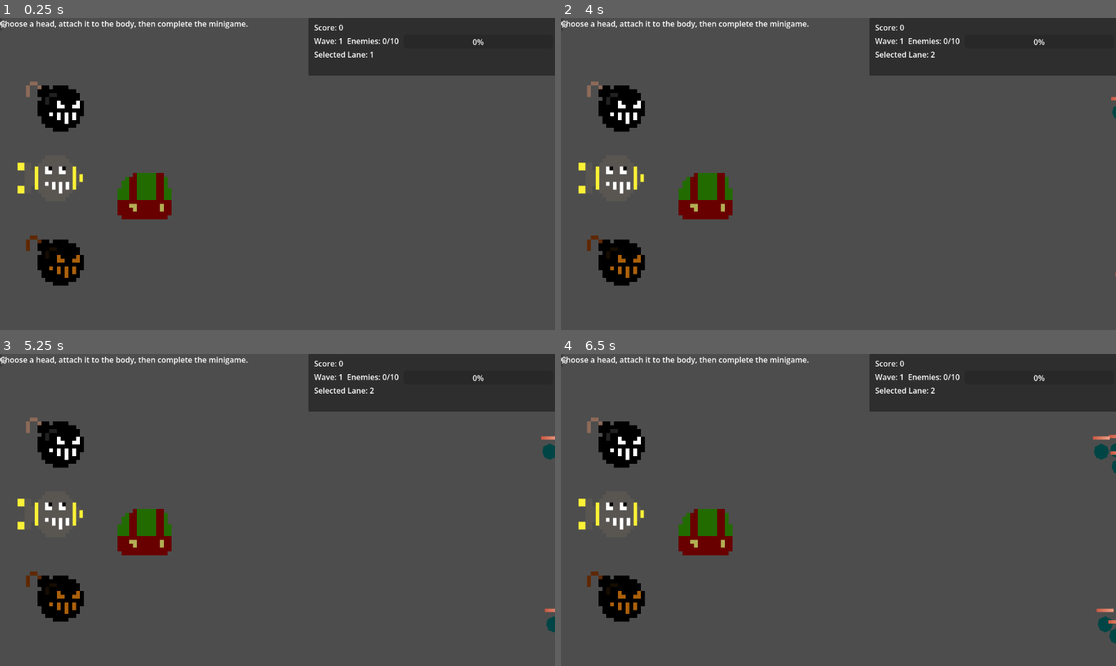
Above: before the commit, frames 1-4 (two rows, left to right).
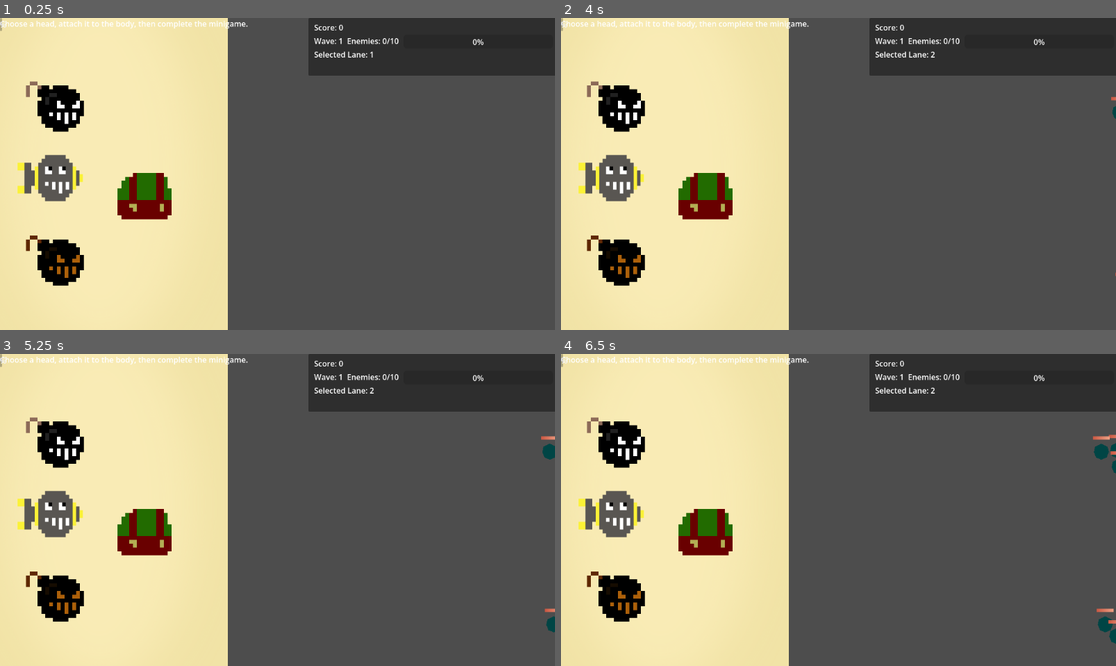
Above: after the commit, the same moments.

Repository: EctoCandy/Toy-Making-Game
Game: Godot game, scene res://Scenes/Lanes/lanes_proto_main.tscn
Two runs of this game, one before a commit and one after it. Both use one fixed random seed, a clock stepped at 60 frames per second and the inputs below.
Inputs (mouse positions are in pixels of both pictures, inside the frame that each line leads up to):
- Up to frame 1 (0.25 s): no input
- Up to frame 2 (4 s): tap Enter at 0.5, 2, 3.5 s; move the mouse to (960, 158) at 0.52 s; press the mouse at (960, 158) at 0.53 s; release the mouse at (960, 158) at 1.25 s; tap Space at 1.25, 2.75 s; drag from (727, 189) to (966, 114) at 1.27 s; move the mouse to (894, 105) at 2.02 s; tap 2 at 2.1 s; click (894, 105) at 2.17 s; drag from (810, 236) to (971, 202) at 2.77 s; move the mouse to (1005, 220) at 3.52 s; press the mouse at (1005, 220) at 3.53 s
- Up to frame 3 (5.25 s): release the mouse at (444, 556) at 4.25 s; tap Space at 4.25 s; drag from (111, 463) to (405, 625) at 4.27 s; move the mouse to (305, 510) at 5.02 s; tap 2 at 5.1 s; click (305, 510) at 5.17 s
- Up to frame 4 (6.5 s): drag from (755, 432) to (727, 525) at 5.77 s

The runs differ from the first frame. In frame 1, 36% of the frame differs, in the area x 0-42%, y 0-100%; in frame 2, 36%; in frame 3, 36%; in frame 4, 36%.

Commit message:
Placeholder minigame background, units now spawn out of view

Diff:
--- a/Scenes/Lanes/lane.tscn
+++ b/Scenes/Lanes/lane.tscn
@@ -15,7 +15,7 @@
 point_count = 2
 
 [sub_resource type="RectangleShape2D" id="RectangleShape2D_3hlg8"]
-size = Vector2(636, 165.75)
+size = Vector2(1048, 165.75)
 
 [sub_resource type="SegmentShape2D" id="SegmentShape2D_ln6rh"]
 a = Vector2(888, 7)
@@ -61,7 +61,7 @@
 monitorable = false
 
 [node name="CollisionShape2D" type="CollisionShape2D" parent="Lane" unique_id=1626380693]
-position = Vector2(318, 91.125)
+position = Vector2(346, 91.125)
 shape = SubResource("RectangleShape2D_3hlg8")
 
 [node name="LaneBoundaries" type="StaticBody2D" parent="." unique_id=1758305708]
@@ -92,6 +92,7 @@
 collision_mask = 0
 
 [node name="PlayerUnitGate" type="CollisionShape2D" parent="UnitGates" unique_id=1766581095]
+position = Vector2(-59, 0)
 shape = SubResource("SegmentShape2D_nubcq")
 one_way_collision = true
 one_way_collision_direction = Vector2(-1, 0)
--- a/Scenes/Minigames/RobotBuilder.tscn
+++ b/Scenes/Minigames/RobotBuilder.tscn
@@ -2,6 +2,7 @@
 
 [ext_resource type="Script" uid="uid://cks0oq22ymusy" path="res://Scripts/Minigames/robot_builder.gd" id="1_fsatl"]
 [ext_resource type="Texture2D" uid="uid://03do3l0joji8" path="res://Assets/Art/pixil-frame-0_13.png" id="2_sg3f8"]
+[ext_resource type="Texture2D" uid="uid://m12o27p3o554" path="res://Assets/tall.png" id="3_uyipn"]
 [ext_resource type="Texture2D" uid="uid://44w1wci3rfad" path="res://Assets/Art/pixil-frame-0_12.png" id="3_wunrn"]
 [ext_resource type="Texture2D" uid="uid://bljipspqn4m3q" path="res://Assets/Art/missle_head-export.png" id="4_fsatl"]
 [ext_resource type="Script" uid="uid://ggolqtocxmxi" path="res://Scripts/Minigames/MinigameHost.gd" id="5_sg3f8"]
@@ -11,11 +12,19 @@
 [ext_resource type="PackedScene" uid="uid://7q7ejkuf8bt1" path="res://Scenes/Minigames/connect_points_minigame.tscn" id="8_crh31"]
 
 [node name="RobotBuilder" type="Node2D" unique_id=1119867491]
+z_index = 1
 script = ExtResource("1_fsatl")
 
 [node name="BodyPart" type="Sprite2D" parent="." unique_id=975611992]
 position = Vector2(300, 370)
 texture = ExtResource("2_sg3f8")
+
+[node name="UIBackgroundPlaceholder" type="Sprite2D" parent="." unique_id=956852732]
+position = Vector2(213.50002, 326)
+scale = Vector2(0.75, 0.6680244)
+texture = ExtResource("3_uyipn")
+region_enabled = true
+region_rect = Rect2(197.42883, 513.7417, 692.93286, 982.2178)
 
 [node name="HeadChoices" type="Node2D" parent="." unique_id=1208515392]
 
@@ -46,8 +55,10 @@
 
 [node name="WindProgressBar" type="ProgressBar" parent="." unique_id=946032902]
 z_index = 4096
-offset_right = 350.0
-offset_bottom = 560.0
+offset_left = 365.0
+offset_top = 497.0
+offset_right = 668.0
+offset_bottom = 529.0
 
 [node name="Label" type="Label" parent="." unique_id=408574409]
 offset_right = 40.0
Binary file added: Assets/tall.png
Not shown, added: Assets/tall.png.import
